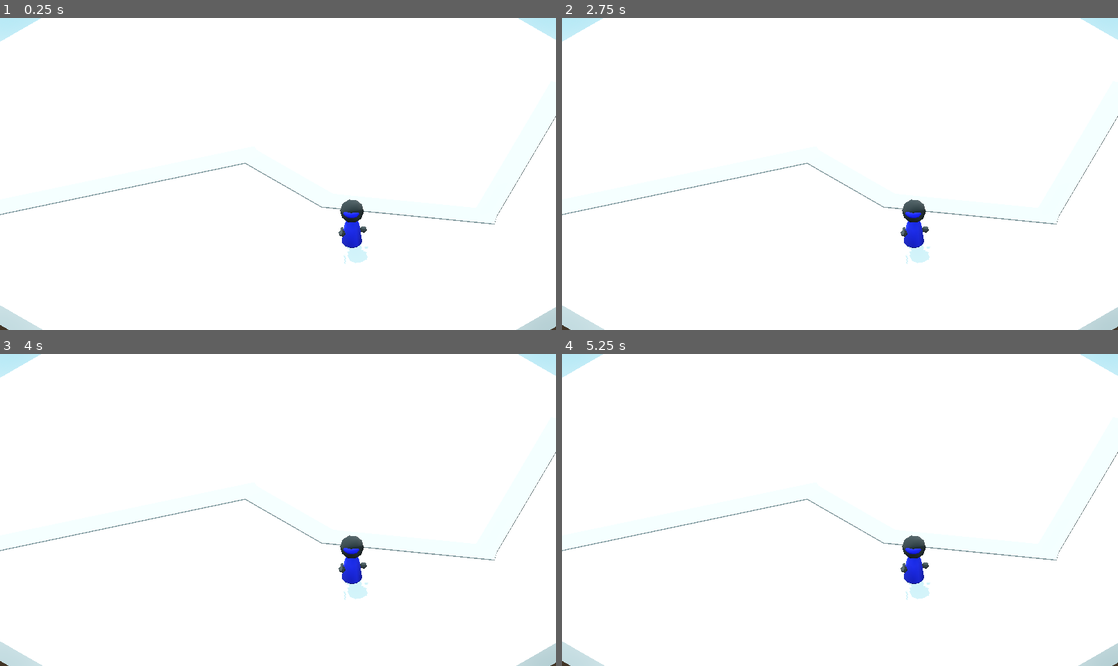
Above: before the commit, frames 1-4 (two rows, left to right).
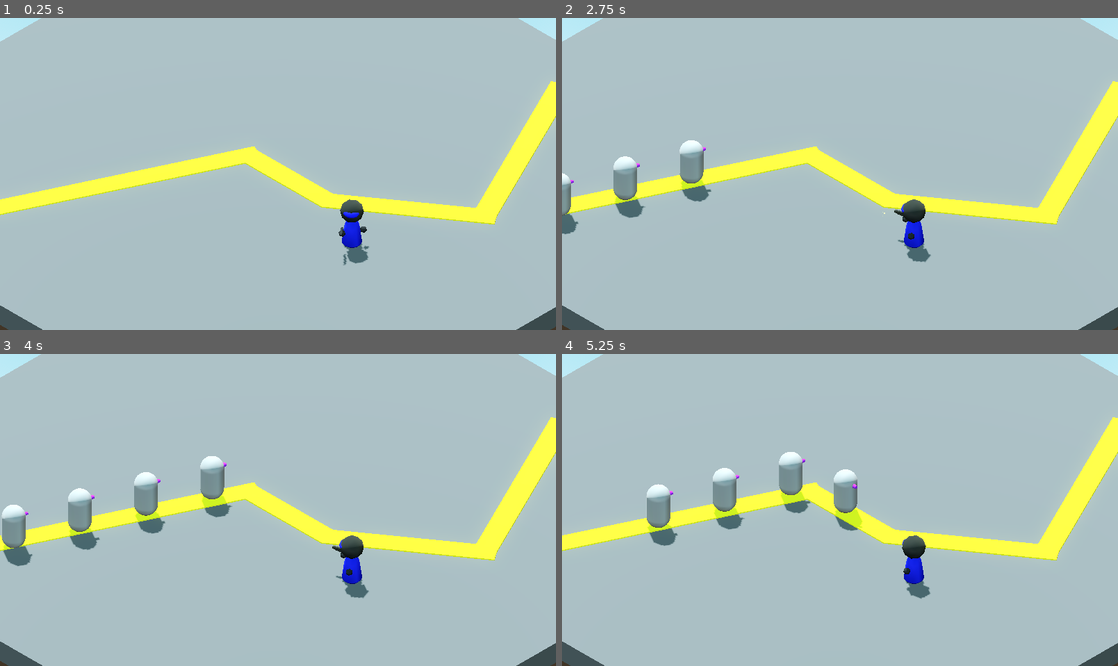
Above: after the commit, the same moments.

Repository: mathiasscherer2007/tower-defense
Game: Godot game, scene res://Scenes/Levels/test/test1.tscn
The game is run twice, just before and just after one commit, with the same random seed, the same clock (stepped at 60 frames per second) and the same inputs.
Inputs:
- Up to frame 1 (0.25 s): no input
- Up to frame 2 (2.75 s): tap Enter at 0.5 s
- Up to frame 3 (4 s): no input
- Up to frame 4 (5.25 s): no input

The runs differ from the first frame. In frame 1, 99% of the frame differs, in the area x 0-100%, y 0-100%; in frame 2, 99%; in frame 3, 99%; in frame 4, 99%.

Commit message:
Implement wave logic for levels

Diff:
--- /dev/null
+++ b/Scenes/Levels/test/path_material.tres
@@ -0,0 +1,4 @@
+[gd_resource type="StandardMaterial3D" format=3 uid="uid://cn6sc210jlp0i"]
+
+[resource]
+albedo_color = Color(1, 1, 0, 1)
--- a/Scenes/Levels/test/test1.tscn
+++ b/Scenes/Levels/test/test1.tscn
@@ -2,6 +2,7 @@
 
 [ext_resource type="PackedScene" uid="uid://b4otkkg0v2n1g" path="res://Scenes/Levels/level.tscn" id="1_7joup"]
 [ext_resource type="PackedScene" uid="uid://dsd6jkwa7ae8g" path="res://Scenes/Towers/test/testbasic.tscn" id="2_y5gs5"]
+[ext_resource type="Material" uid="uid://cn6sc210jlp0i" path="res://Scenes/Levels/test/path_material.tres" id="3_u46i1"]
 
 [sub_resource type="ProceduralSkyMaterial" id="ProceduralSkyMaterial_7joup"]
 sky_top_color = Color(0.50980395, 0.79607844, 0.8980392, 1)
@@ -26,6 +27,7 @@
 point_count = 5
 
 [sub_resource type="StandardMaterial3D" id="StandardMaterial3D_x2qse"]
+albedo_color = Color(0.3328807, 0.33288068, 0.33288068, 1)
 
 [node name="Level" unique_id=2011401683 instance=ExtResource("1_7joup")]
 
@@ -63,15 +65,19 @@
 [node name="CSGBox3D" type="CSGBox3D" parent="Geometry/Path" index="0" unique_id=1482054756]
 transform = Transform3D(0.906906, 0, -0.42133325, 0, 1, 0, 0.42133325, 0, 0.906906, 7.694109, -0.4499492, -6.1646166)
 size = Vector3(1, 1, 14.483948)
+material = ExtResource("3_u46i1")
 
 [node name="CSGBox3D2" type="CSGBox3D" parent="Geometry/Path" index="1" unique_id=2105063128]
 transform = Transform3D(0.89664555, 0, 0.4427494, 0, 1, 0, -0.4427494, 0, 0.89664555, -3.032627, -0.4499492, 8.28976)
+material_override = ExtResource("3_u46i1")
 size = Vector3(1, 1, 10.315811)
 
 [node name="CSGBox3D3" type="CSGBox3D" parent="Geometry/Path" index="2" unique_id=136557235]
 transform = Transform3D(0.57713914, 0, -0.81664604, 0, 1, 0, 0.81664604, 0, 0.57713914, -2.6826327, -0.4499492, 2.0026467)
+material_override = ExtResource("3_u46i1")
 size = Vector3(1, 1, 7.310154)
 
 [node name="CSGBox3D4" type="CSGBox3D" parent="Geometry/Path" index="3" unique_id=259929908]
 transform = Transform3D(-4.3711392e-08, 0, 1.0000001, 0, 1, 0, -1.0000001, 0, -4.3711392e-08, 2.5851102, -0.4499492, -0.011767387)
+material_override = ExtResource("3_u46i1")
 size = Vector3(1, 1, 5.139489)
--- a/Scripts/Levels/level.gd
+++ b/Scripts/Levels/level.gd
@@ -4,26 +4,65 @@
 # Enemyspawn: Area where enemies are instantiated. Their hitbox only activates after leaving this area.
 # Base: area that triggers player damage when an enemy enters it.
 
+@export_group("Scale Settings")
 @export var entity_scale: Vector3 = Vector3(1, 1, 1)
 @export var speed_scale: float = 1
-@export var waves: Dictionary
+@export_group("")
+@export var waves: Array = [
+	[
+		SubWave.new(0, 1000, 3, load("res://Scenes/Enemies/test/testbasic1.tscn")),
+		SubWave.new(3000, 3000, 5, load("res://Scenes/Enemies/test/testbasic1.tscn"))
+	],
+	[
+		SubWave.new(100000, 1000, 3, load("res://Scenes/Enemies/test/testbasic1.tscn"))
+	]
+]
 """
-    {
-        1: {
-                delayWave: 1000,   # Delay from start of the wave
-                delayEnemies: 400, # Delay between enemies
-                amount: 3,         # Number of enemies spawned
-                enemy: *path to enemy scene*
-            };
-    }
+    [
+        [
+            (
+                delayWave: 1000,   # Delay from start of the wave <- One-shot timer created on wave start
+                delayEnemies: 400, # Delay between enemies        <- Timer created after previous timer timeout() call
+                amount: 3,         # Number of enemies spawned    <- n+1 of times the delayEnemies timer calls before being destroyed
+                enemy: *path to enemy scene*                      <- Scene that is instantiated every time delayEnemies timeout() is called
+            )
+        ]
+    ]
 
-    on wave start, creates a bunch of timers that send a signal to spawn their enemies
+    on wave start, creates a bunch of delayWave timers
 """
+
+var wave_counter = 0:
+	set(value):
+		wave_counter = value
+
+var wave_start_timers: Array
 
 @onready var path = $Path3D
 @onready var player = $Player
 
-# var test_enemy = preload("");
 
 func _ready() -> void:
 	path.enemy_exit.connect(player._on_enemy_exit)
+	load_wave()
+
+
+func load_wave() -> void:
+	for subwave: SubWave in waves[wave_counter]:
+		var start_timer = get_tree().create_timer(subwave.delay_wave/1000.0)
+		var callable = load_subwave.bind(subwave.delay_enemies, subwave.amount, subwave.enemy)
+		start_timer.timeout.connect(callable)
+		wave_start_timers.append(start_timer)
+
+func load_subwave(delay_enemies, amount, enemy) -> void:
+	for i in range(amount):
+		spawn_enemy(enemy)
+		if i < amount - 1:
+			await get_tree().create_timer(delay_enemies/1000,0).timeout
+
+func spawn_enemy(enemy: PackedScene) -> void:
+	var path_follow = PathFollow3D.new()
+	var enemy_instance = enemy.instantiate()
+	enemy_instance.setup(path_follow)
+	path_follow.add_child(enemy_instance)
+	path.add_child(path_follow)
--- /dev/null
+++ b/Scripts/Types/subwave.gd
@@ -0,0 +1,16 @@
+class_name SubWave
+
+## Delay from start of wave, in milliseconds
+var delay_wave: int
+## Delay between enemies, in milliseconds
+var delay_enemies: int
+## Amount of enemies
+var amount: int
+## Enemy scene
+var enemy: PackedScene
+
+func _init(n_delay_wave: int, n_delay_enemies: int, n_amount: int, n_enemy: PackedScene) -> void:
+    self.delay_wave = n_delay_wave
+    self.delay_enemies = n_delay_enemies
+    self.amount = n_amount
+    self.enemy = n_enemy
Not shown, added: Scripts/Types/subwave.gd.uid
